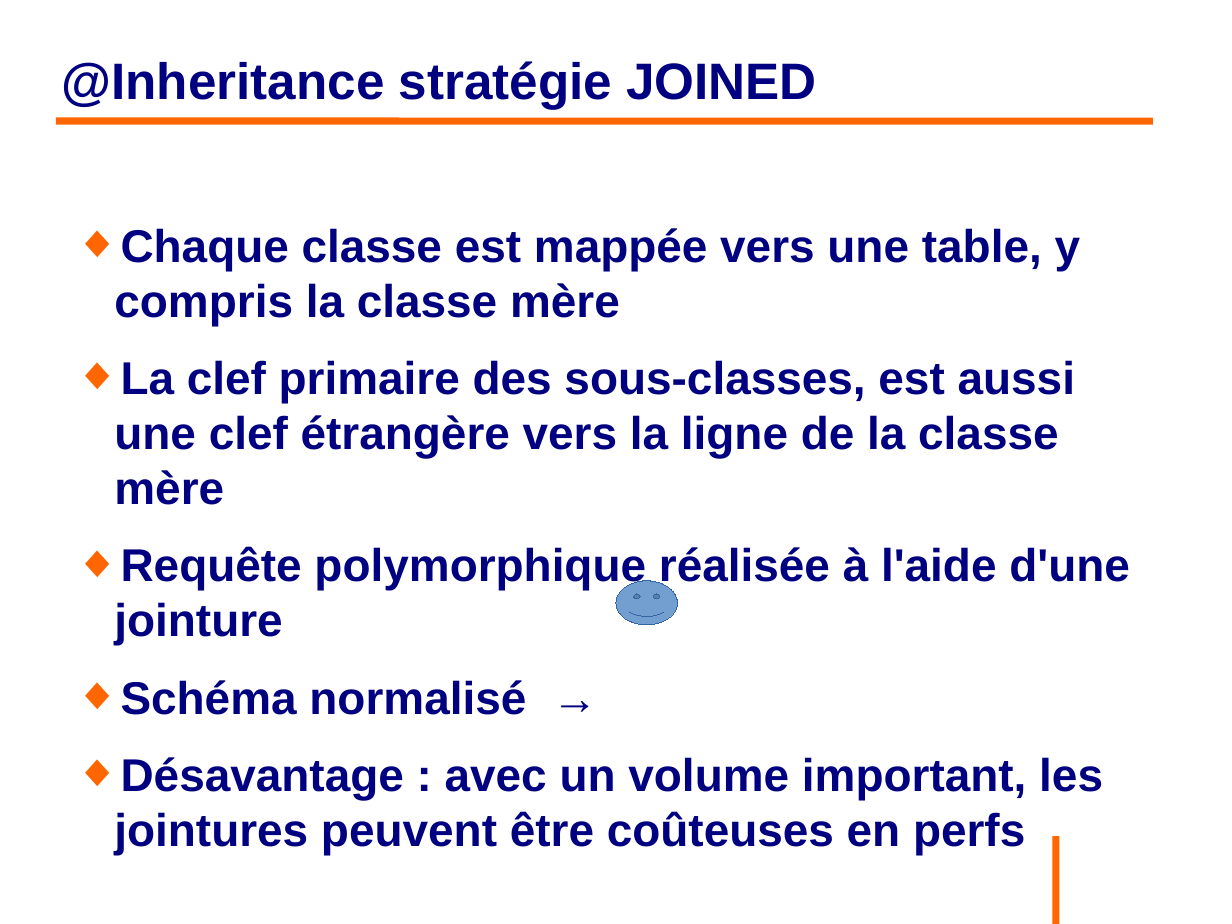
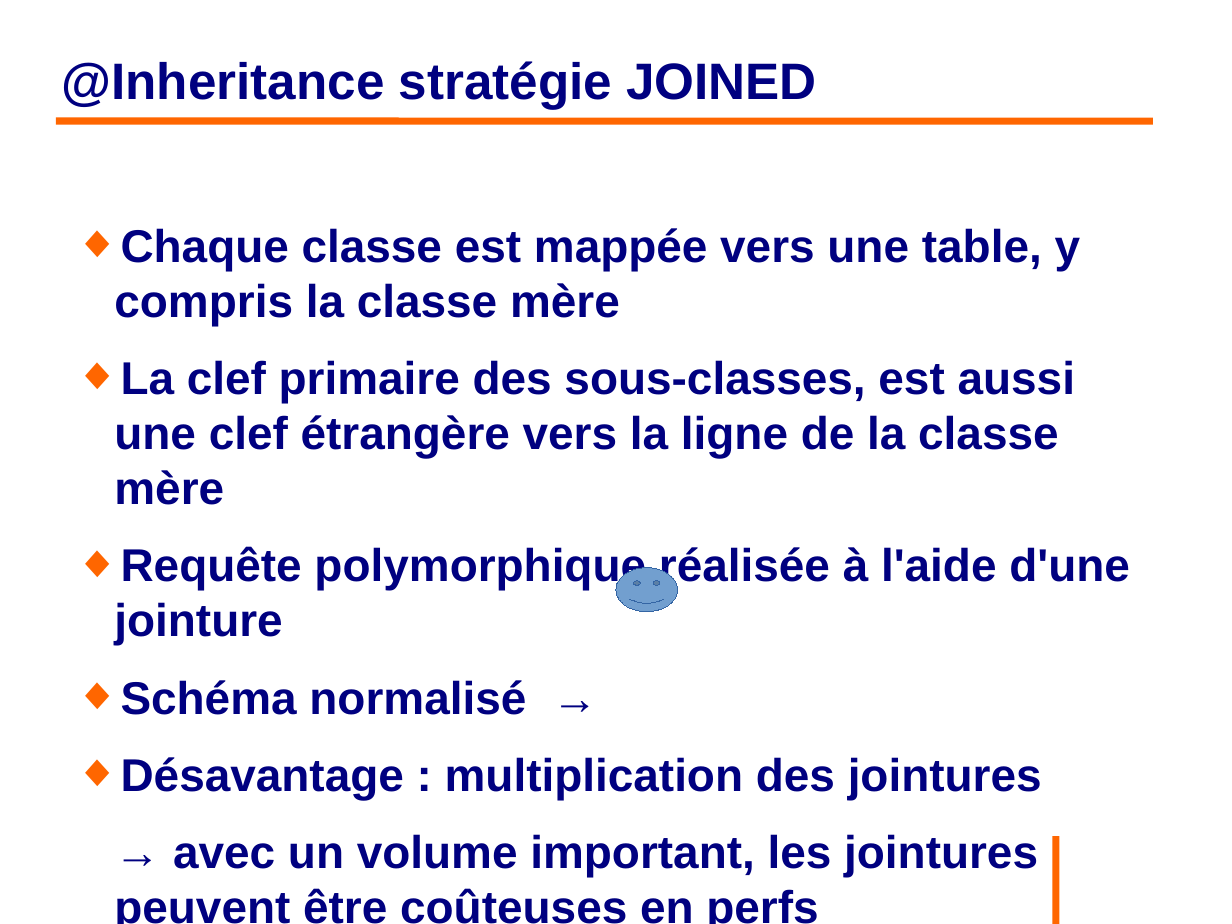
Before and after one commit to philphils/formation-hibernate-basique, a slide deck: slide 64 of Documentation/diapo_formation_hibernate.odp (slide 63 before the commit). Drawn at 1232x924 pixels with LibreOffice and Linux fonts; fonts in the diff are those of the drawing; background and template pictures are left out. Boxes give left, top, right and bottom in pixels: in the first picture for what was removed or moved away, otherwise in the second. Text is boxed around its words. In the diff, an @@ line names an element or a change of style, - is before the commit and + after.

```diff
--- a/Documentation/diapo_formation_hibernate.odp
+++ b/Documentation/diapo_formation_hibernate.odp
@@ smiley face: place and size @@
-smiley face at [616, 581, 677, 625]
+smiley face at [616, 568, 677, 612]
@@ text at [114, 757, 1042, 924]: text changed @@
-◆ Désavantage : avec un volume important, les jointures peuvent être coûteuses en perfs
+◆ Désavantage : multiplication des jointures
+→ avec un volume important, les jointures peuvent être coûteuses en perfs
```
Also in this commit, not shown: 10 other slides changed, 1 slide added.
